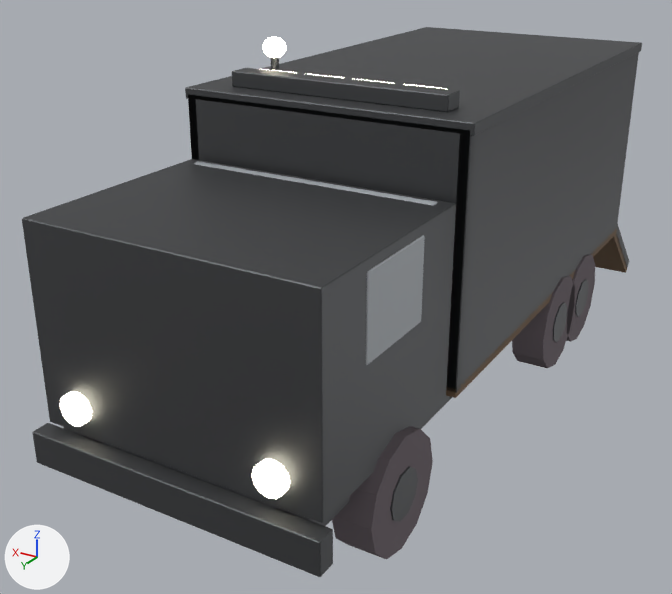
The FBX model unity/HorrorGame/Assets/Models/Props/Vehicle.fbx, before and after one commit.
Rendered twice from a 50 mm lens placed at (-3.28, 6.37, 3.89), pointed at (0.5, 0.07, 0.74). The axes (+X, +Y, +Z) are drawn at lower left. The lights are the same throughout. The first picture is the older version.

Names of what the first picture shows: 'Vehicle'.
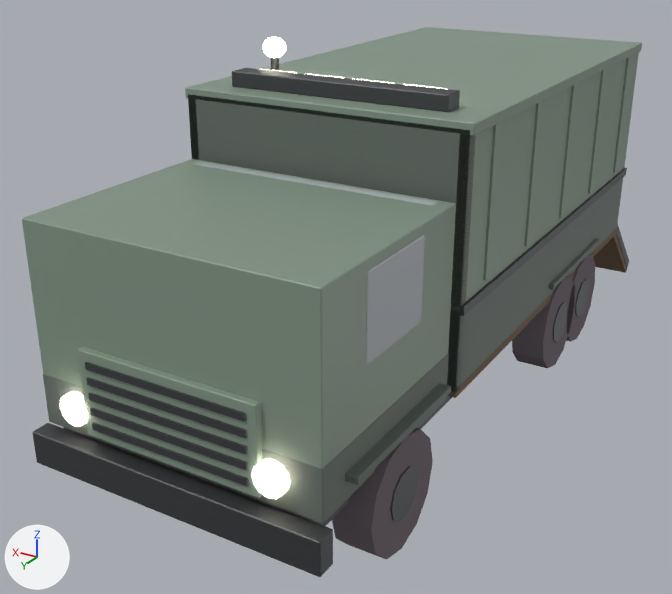
Pixel boxes (x1, y1, x2, y2) of what changed, in the pictures (672 x 594 px):
part 1 of me_cube, added: after (459, 168, 627, 316)
part 2 of me_cube, added: after (613, 56, 631, 173)
part 3 of me_cube, added: after (588, 69, 606, 193)
part 4 of me_cube, added: after (559, 84, 577, 218)
part 5 of me_cube, added: after (524, 101, 542, 246)
part 6 of me_cube, added: after (483, 123, 500, 281)
part 7 of me_cube, added: after (43, 353, 449, 524)
part 8 of me_cube, added: after (78, 347, 263, 498)
part 9 of me_cube, added: after (92, 422, 249, 486)
part 10 of me_cube, added: after (90, 408, 248, 471)
part 11 of me_cube, added: after (88, 393, 247, 455)
part 12 of me_cube, added: after (87, 377, 247, 438)
part 13 of me_cube, added: after (85, 362, 246, 421)
part 14 of me_cube, added: after (345, 383, 451, 485)
part 15 of me_cube, added: after (549, 238, 600, 290)
part 16 of me_cube, added: after (447, 52, 639, 393)
part 17 of me_cube, added (mostly hidden): after (188, 95, 199, 159)
part 18 of me_cube, recoloured (dark grey to grey): before (22, 27, 642, 523); after (22, 27, 642, 469)
part 19 of me_cube, recoloured (lighter): (188, 95, 476, 392) in both

Diff of the bpy script that builds the scene:
```diff
--- a/unity/HorrorGame/Assets/Models/Props/Vehicle.fbx.py
+++ b/unity/HorrorGame/Assets/Models/Props/Vehicle.fbx.py
@@ mat_prop_vanbody @@
+mat_prop_vanbody = principled_material('Prop_VanBody')
+mat_prop_vanbody.base_color = (0.222, 0.297, 0.231)  # grey #829484
+mat_prop_vanbody.roughness = 0.45
@@ mat_prop_vanlower @@
+mat_prop_vanlower = principled_material('Prop_VanLower')
+mat_prop_vanlower.base_color = (0.128, 0.152, 0.136)  # dark grey #646d67
+mat_prop_vanlower.roughness = 0.58
@@ me_cube @@
-me_cube.from_pydata(...)  # 1416 vertices, 2564 faces; spans x -1.13..1.68, y -3.78..2.91, z 0.0..2.94
+me_cube.from_pydata(...)  # 1728 vertices, 3096 faces; spans x -1.14..1.68, y -3.78..2.91, z 0.0..2.94
+# me_cube part 1: a new loose piece, a box spanning x -1.123..-1.089, y -2.8..1.15, z 1.359..1.429, in mat_prop_iron (dark grey #5e6062)
+# me_cube part 2: a new loose piece, a box spanning x -1.117..-1.091, y -2.44..-2.37, z 1.484..2.594, in mat_prop_vanbody (grey #829484)
+# me_cube part 3: a new loose piece, a box spanning x -1.117..-1.091, y -1.65..-1.58, z 1.484..2.594, in mat_prop_vanbody (grey #829484)
+# me_cube part 4: a new loose piece, a box spanning x -1.117..-1.091, y -0.86..-0.79, z 1.484..2.594, in mat_prop_vanbody (grey #829484)
+# me_cube part 5: a new loose piece, a box spanning x -1.117..-1.091, y -0.07..0.0, z 1.484..2.594, in mat_prop_vanbody (grey #829484)
+# me_cube part 6: a new loose piece, a box spanning x -1.117..-1.091, y 0.72..0.79, z 1.484..2.594, in mat_prop_vanbody (grey #829484)
+# me_cube part 7: the loose piece of 24 vertices spanning x -1.05..1.05, y 1.2..2.8, z 0.73..2.13 is copied, and the copy is scaled about its middle by (1, 1, 0.253), then moved by (0.0, 0.0, -0.52), in mat_prop_vanlower (dark grey #646d67); it spans x -1.05..1.05, y 1.2..2.8, z 0.73..1.09
+# me_cube part 8: the loose piece of 24 vertices spanning x -1.1..1.1, y 2.77..2.91, z 0.46..0.7 is copied, and the copy is scaled about its middle by (0.599, 0.395, 2.55), then moved by (0.0, -0.03, 0.5), in mat_prop_vanbody (grey #829484); it spans x -0.66..0.66, y 2.78..2.84, z 0.78..1.38
+# me_cube part 9: a new loose piece, a box spanning x -0.59..0.59, y 2.804..2.86, z 0.851..0.897, in mat_prop_iron (dark grey #5e6062)
+# me_cube part 10: a new loose piece, a box spanning x -0.59..0.59, y 2.804..2.86, z 0.956..1.002, in mat_prop_iron (dark grey #5e6062)
+# me_cube part 11: a new loose piece, a box spanning x -0.59..0.59, y 2.804..2.86, z 1.061..1.107, in mat_prop_iron (dark grey #5e6062)
+# me_cube part 12: a new loose piece, a box spanning x -0.59..0.59, y 2.804..2.86, z 1.166..1.212, in mat_prop_iron (dark grey #5e6062)
+# me_cube part 13: a new loose piece, a box spanning x -0.59..0.59, y 2.804..2.86, z 1.271..1.317, in mat_prop_iron (dark grey #5e6062)
+# me_cube part 14: the loose piece of 24 vertices spanning x -1.05..1.05, y 1.2..2.8, z 0.73..2.13 is copied, and the copy is scaled about its middle by (0.149, 0.774, 0.0316), then moved by (-0.98, -0.05, -0.53), in mat_prop_vanlower (dark grey #646d67); it spans x -1.14..-0.82, y 1.33..2.57, z 0.88..0.93
+# me_cube part 15: the loose piece of 24 vertices spanning x -1.05..-0.67, y -2.6..0.0, z 1.28..1.33 is copied, and the copy is scaled about its middle by (0.839, 0.506, 1.05), then moved by (-0.12, -0.07, -0.4), in mat_prop_vanlower (dark grey #646d67); it spans x -1.14..-0.82, y -2.03..-0.71, z 0.88..0.93
+# me_cube part 16: 24 vertices added at x -1.1..-1.02, y -2.8..1.15, z 1.39..1.4
+# me_cube part 17: 24 vertices added at x 1.02..1.1, y -2.8..1.15, z 1.39..1.4
+# me_cube part 18: 116 faces spanning x -1.12..1.12, y -2.8..2.8, z 0.73..2.63 switch from mat_prop_iron (dark grey #5e6062) to mat_prop_vanbody (grey #829484)
+# me_cube part 19: 72 faces spanning x -1.1..1.1, y -2.8..1.15, z 0.77..2.59 switch from mat_prop_iron (dark grey #5e6062) to mat_prop_vanlower (dark grey #646d67)
+# other edits to the shape of me_cube do not show in these pictures
 me_cube.materials.append(mat_prop_wood)
```
